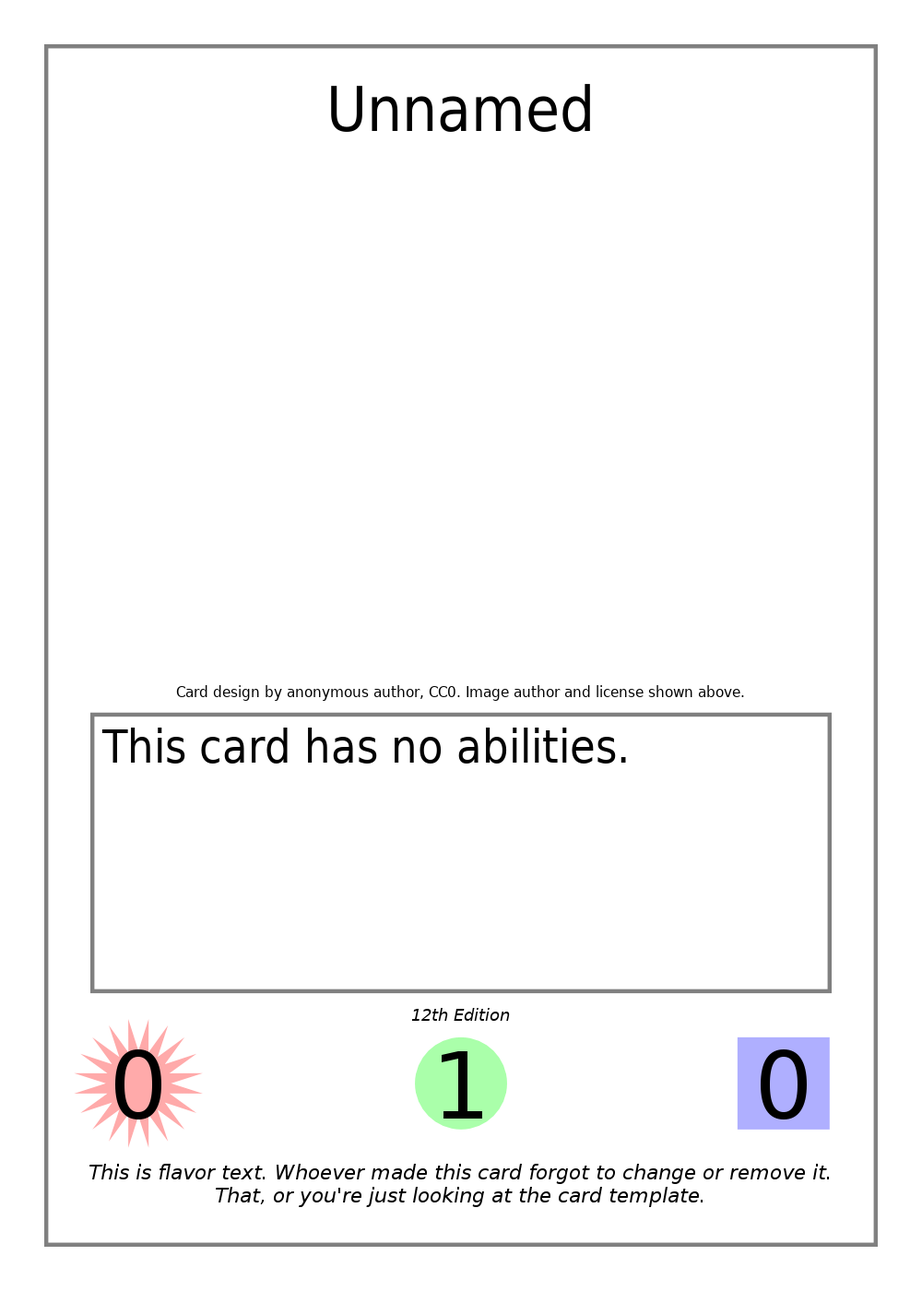
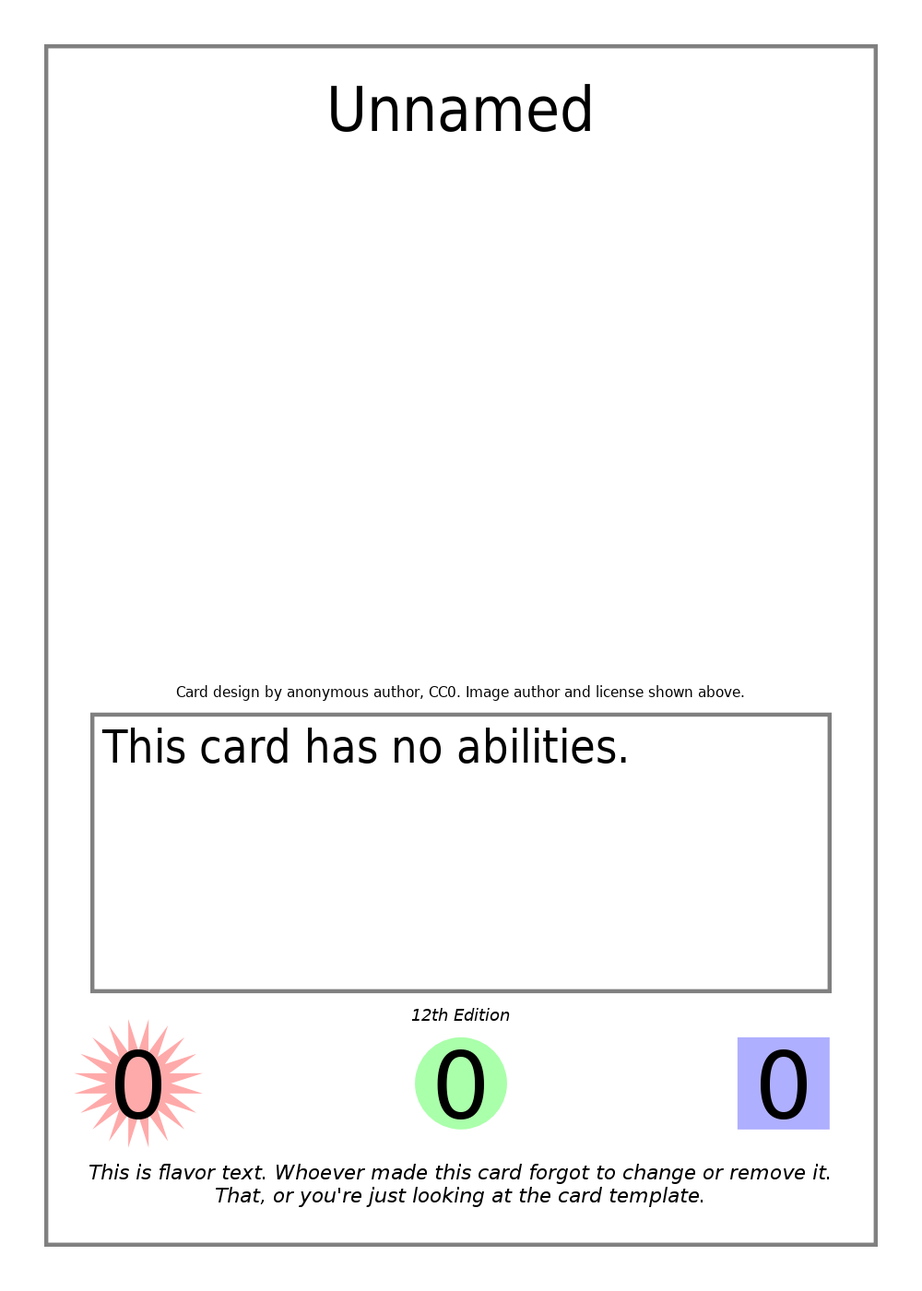
Comparing the layer stacks of the two w=922, h=1291 images. Changes:
painted on "Level" over bbox(437, 1049, 485, 1120)
